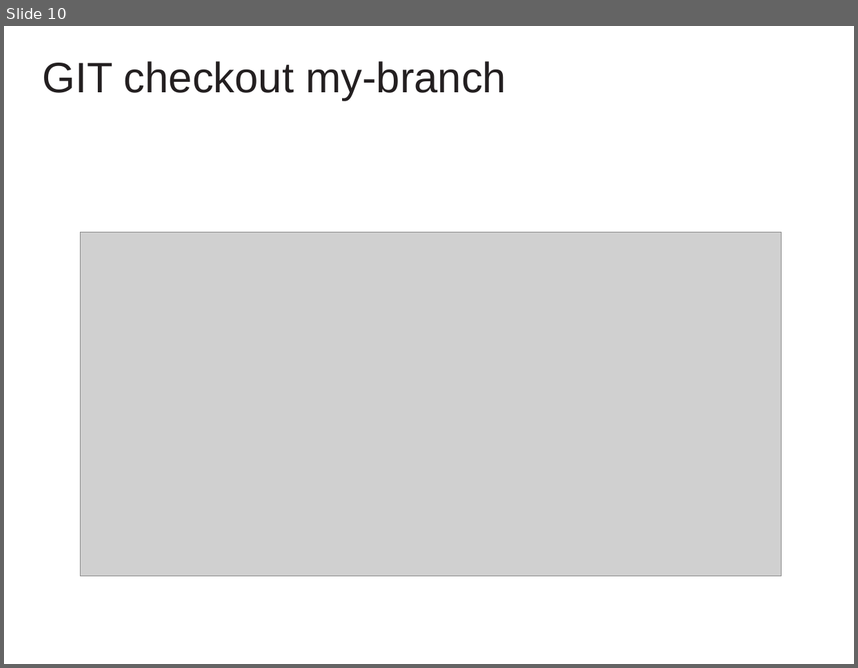
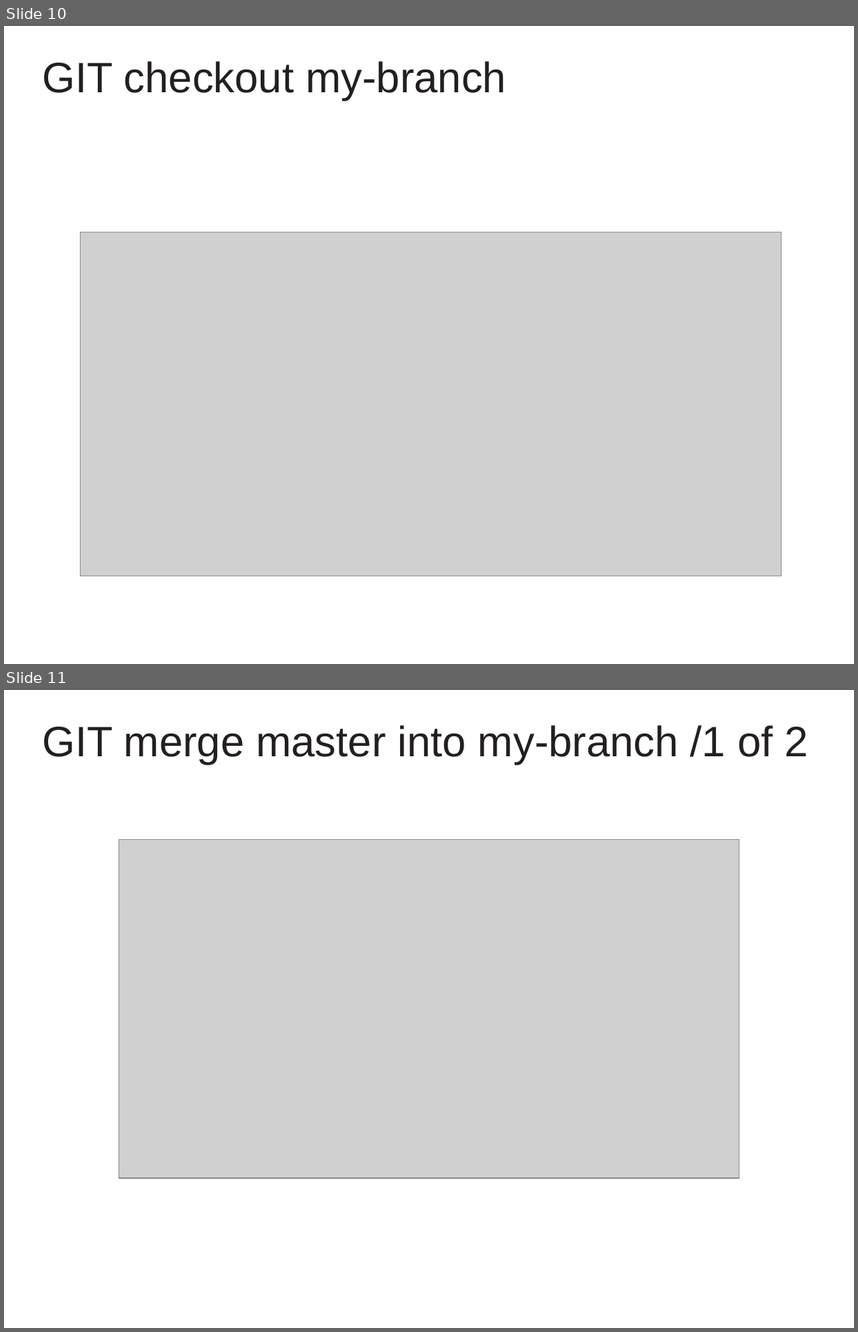
Before and after one commit to cvmocanu/git-presentation, a slide deck: GIT Presentation.pptx. Shown one above the other, each under a label of ours: slide 10 before the commit, slides 10 and 11 after it. The pictures are 858x668 and 858x1332 pixels, drawn with LibreOffice and Linux fonts; fonts in the diff are those of the drawing; grey boxes stand for pictures; background and template pictures are left out. Boxes give left, top, right and bottom in pixels: in the first picture for what was removed or moved away, otherwise in the second. Text is boxed around its words. In the diff, an @@ line names an element or a change of style, - is before the commit and + after.

Commit message:
add slides explaining the merge of branches

```diff
--- a/GIT Presentation.pptx
+++ b/GIT Presentation.pptx
@@ slide 11 added at [4,690,854,1328], background #FFFFFF @@
@@ text added at [42,725,809,765], 36 pt, text #231F20 @@
+GIT merge master into my-branch /1 of 2
@@ picture added at [119,840,740,1178] @@
```
Also in this commit, not shown: 1 slide changed, 1 other slide added, 1 slide removed, 4 other files.
